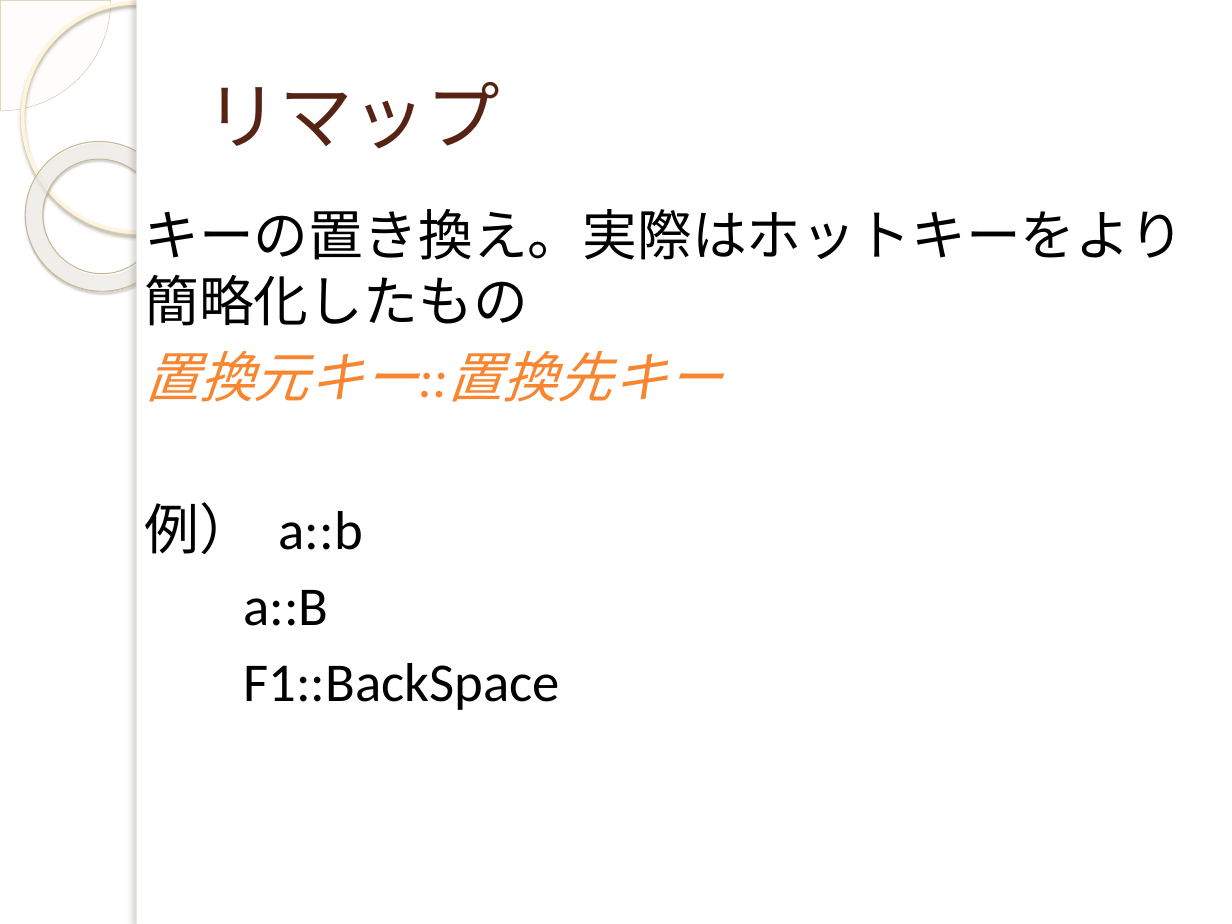
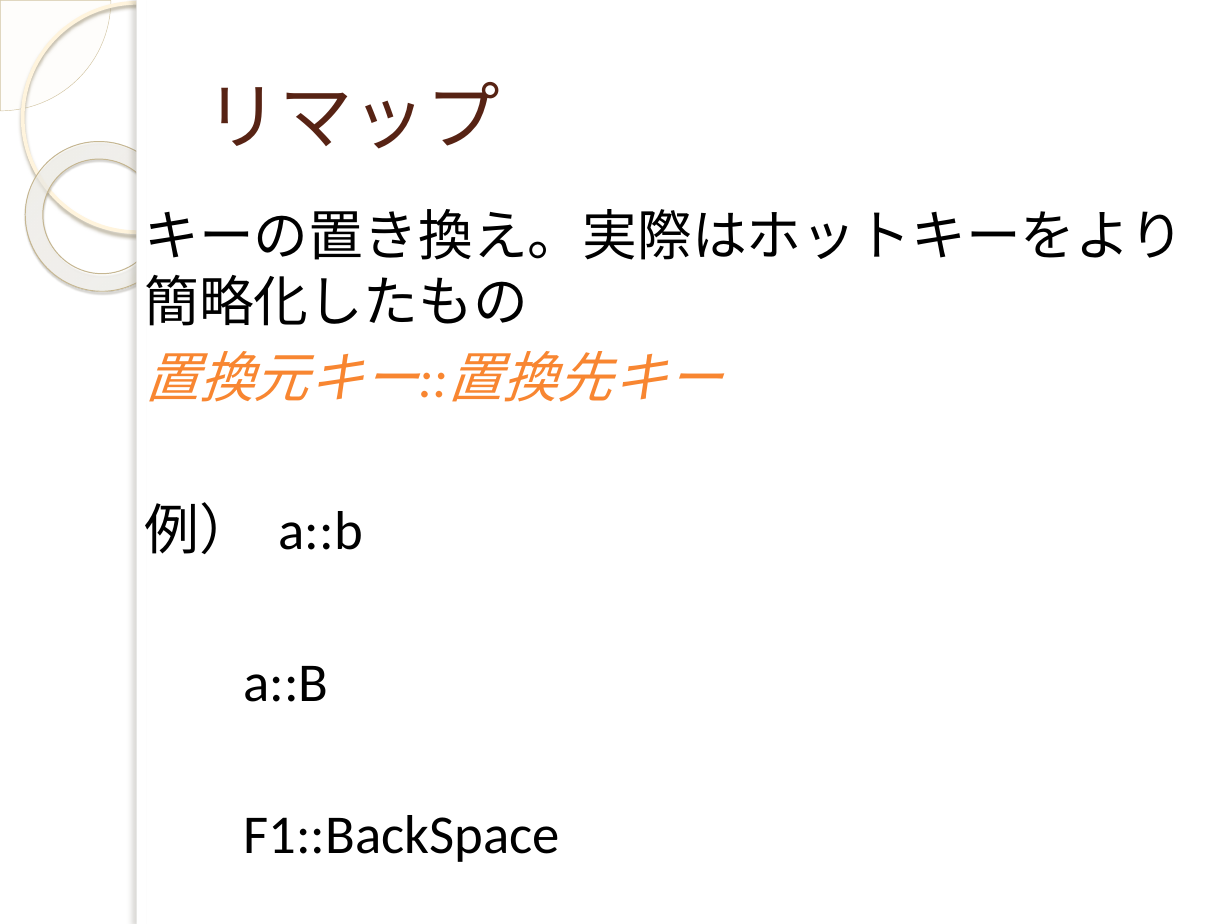
Before and after one commit to yuridonus/FEstudy, a slide deck: slide 13 of autoHotkey.pptx (slide 11 before the commit). Drawn at 1232x924 pixels with LibreOffice and Linux fonts; fonts in the diff are those of the drawing; background and template pictures are left out. Boxes give left, top, right and bottom in pixels: in the first picture for what was removed or moved away, otherwise in the second. Text is boxed around its words. In the diff, an @@ line names an element or a change of style, - is before the commit and + after.

```diff
--- a/autoHotkey.pptx
+++ b/autoHotkey.pptx
@@ text "キーの置き換え。実際はホットキーをより簡略化したもの" rewrapped from (144,209,1184,710) to (144,209,1184,862) @@
```
Also in this commit, not shown: 3 other slides changed, 12 slides added, 1 other file.
